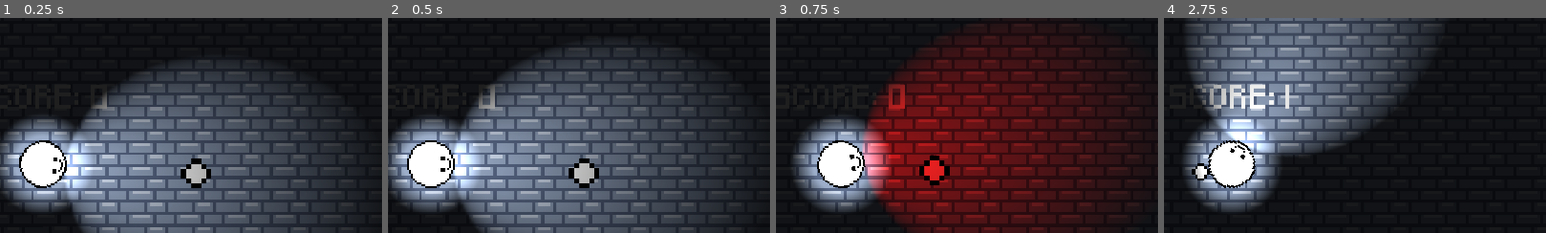
Above: before the commit, frames 1-4 (left to right).
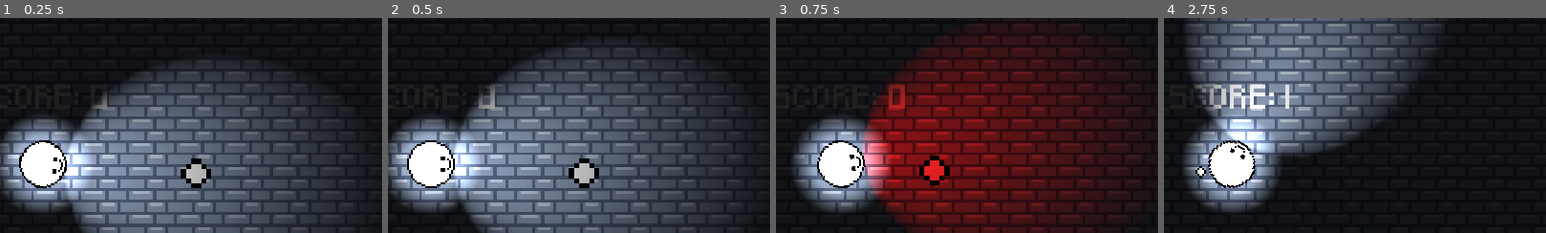
Above: after the commit, the same moments.

Repository: ToumaKamijou/Game-Making-A3
Game: Godot game, scene res://scenes/2D/levels/test_level.tscn
The game is run twice, just before and just after one commit, with the same random seed, the same clock (stepped at 60 frames per second) and the same inputs.
Inputs (mouse positions are % of the whole screen's width and height, from its top left):
- Up to frame 1 (0.25 s): no input
- Up to frame 2 (0.5 s): no input
- Up to frame 3 (0.75 s): tap Enter at 0.5 s; move the mouse to (72, 45) at 0.52 s; hold D (move_right) from 0.53 s (still down); hold Space (change_flash_color) from 0.53 s (still down)
- Up to frame 4 (2.75 s): move the mouse to (30, 55) at 1.27 s; release D (move_right) at 1.28 s; release Space (change_flash_color) at 1.28 s; hold S (move_down) 1.28-2.03 s; tap F (show_flashlight) at 1.35 s; move the mouse to (60, 28) at 2.02 s; hold D (move_right) from 2.03 s (still down); tap R at 2.1 s
The pictures show only the part of the screen within x 44-94%, y 16-66%; the shares and areas given below are measured in that part.

Frames 1-3 are identical in both runs. In frame 4, 0.2% of the frame differs, in the area x 7-12%, y 67-76%.

Commit message:
Faster collection
Make coins collect slightly faster for better game feel.

Diff:
--- a/a-3-game/scripts/2D/gameplay/coin.gd
+++ b/a-3-game/scripts/2D/gameplay/coin.gd
@@ -32,7 +32,7 @@
 	# destroy self if collected
 	if _collected == false:
 		var tween = create_tween()
-		tween.tween_property(self, "scale", Vector2(0.0, 0.0), 0.5)
+		tween.tween_property(self, "scale", Vector2(0.0, 0.5), 0.3)
 
 		_audio.play()
 		_collected = true
